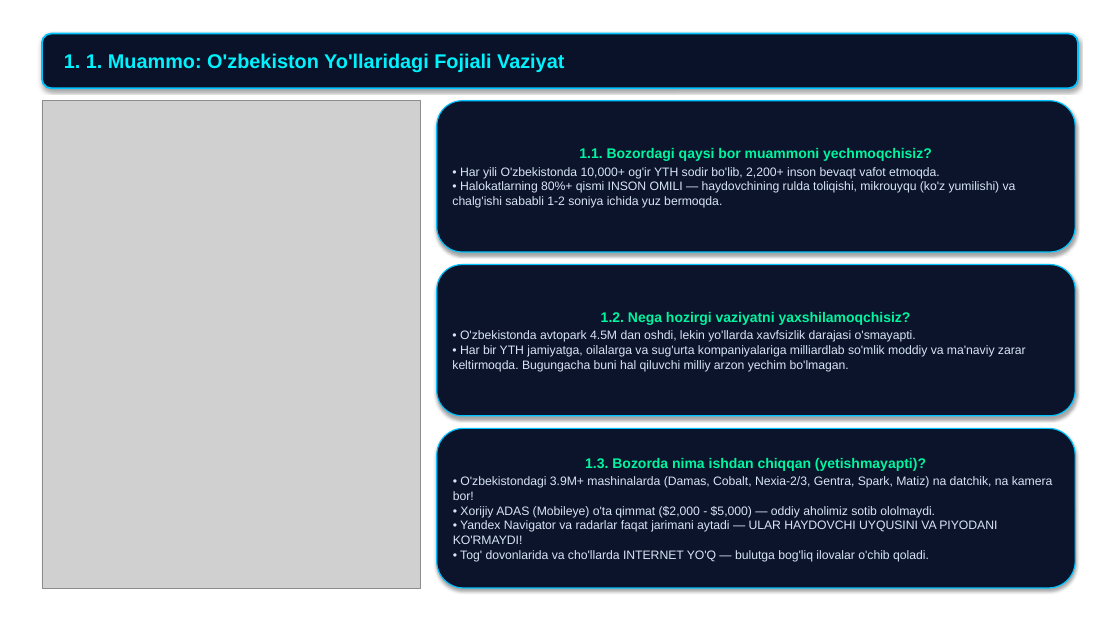
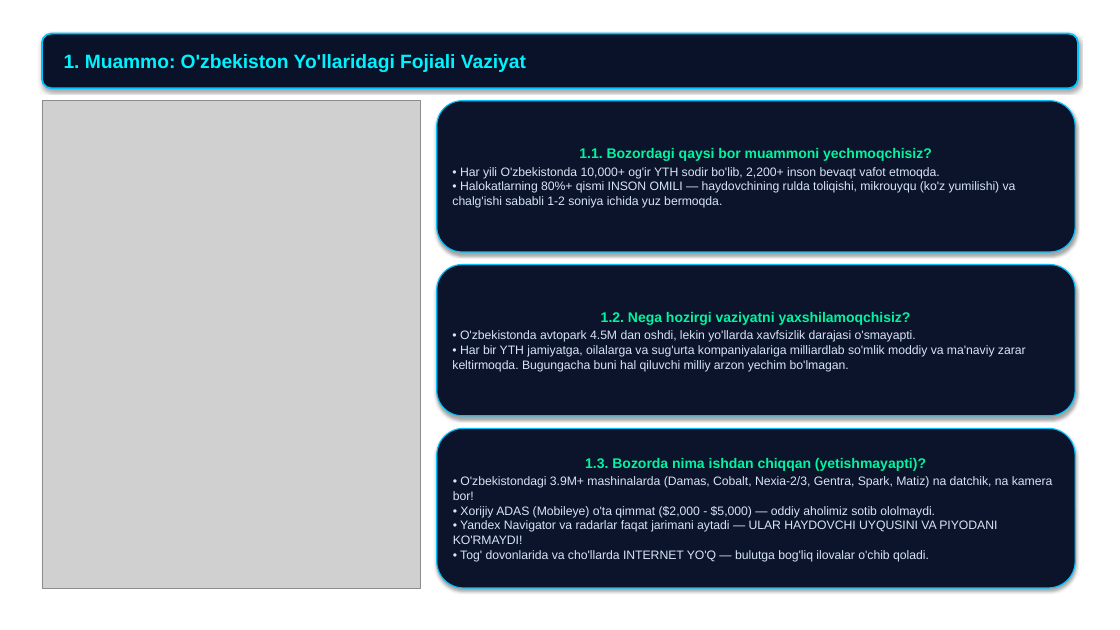
Before and after one commit to abdukamolismoilov5-dotcom/hamroh-ai, a slide deck: slide 3 of docs/presentations/1_HamrohAI_Canva_Shablon_Taqdimot_7000$.pptx. Drawn at 1120x630 pixels with LibreOffice and Linux fonts; fonts in the diff are those of the drawing; grey boxes stand for pictures; background and template pictures are left out. Boxes give left, top, right and bottom in pixels: in the first picture for what was removed or moved away, otherwise in the second. Text is boxed around its words. In the diff, an @@ line names an element or a change of style, - is before the commit and + after.

```diff
--- a/docs/presentations/1_HamrohAI_Canva_Shablon_Taqdimot_7000$.pptx
+++ b/docs/presentations/1_HamrohAI_Canva_Shablon_Taqdimot_7000$.pptx
@@ text in rounded rectangle at bbox=[64, 54, 526, 72]: text changed; size 17 to 16.5 pt @@
-1. 1. Muammo: O'zbekiston Yo'llaridagi Fojiali Vaziyat
+1. Muammo: O'zbekiston Yo'llaridagi Fojiali Vaziyat
```
Also in this commit, not shown: 9 other slides changed, 2 other files.
